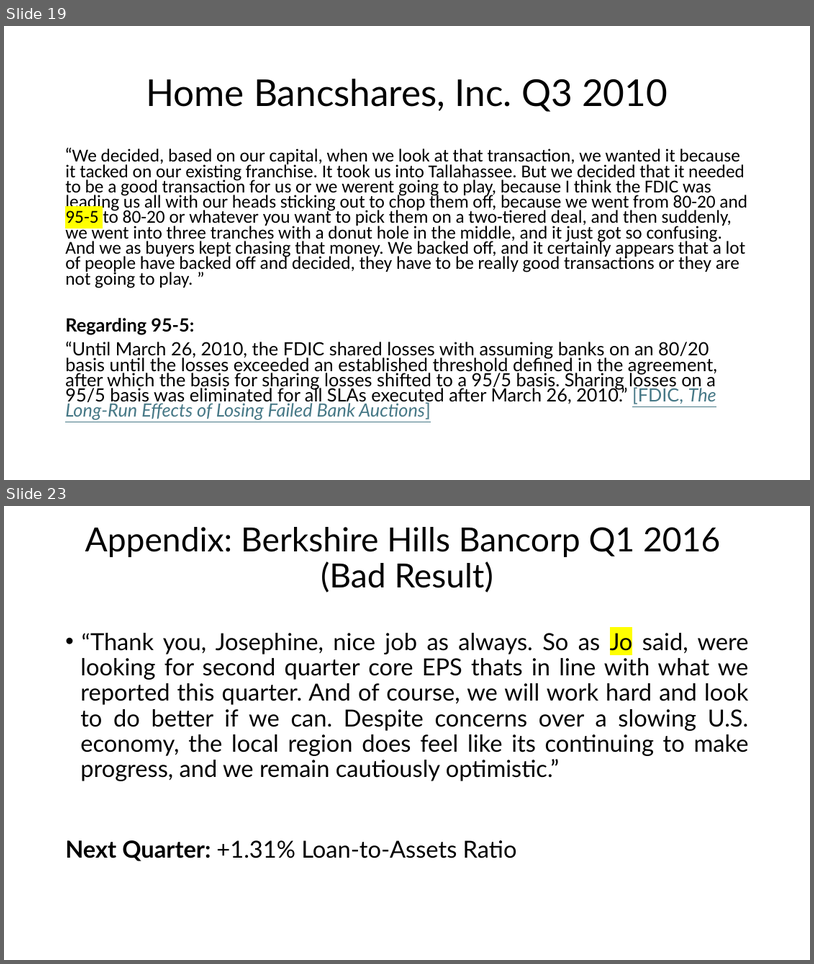
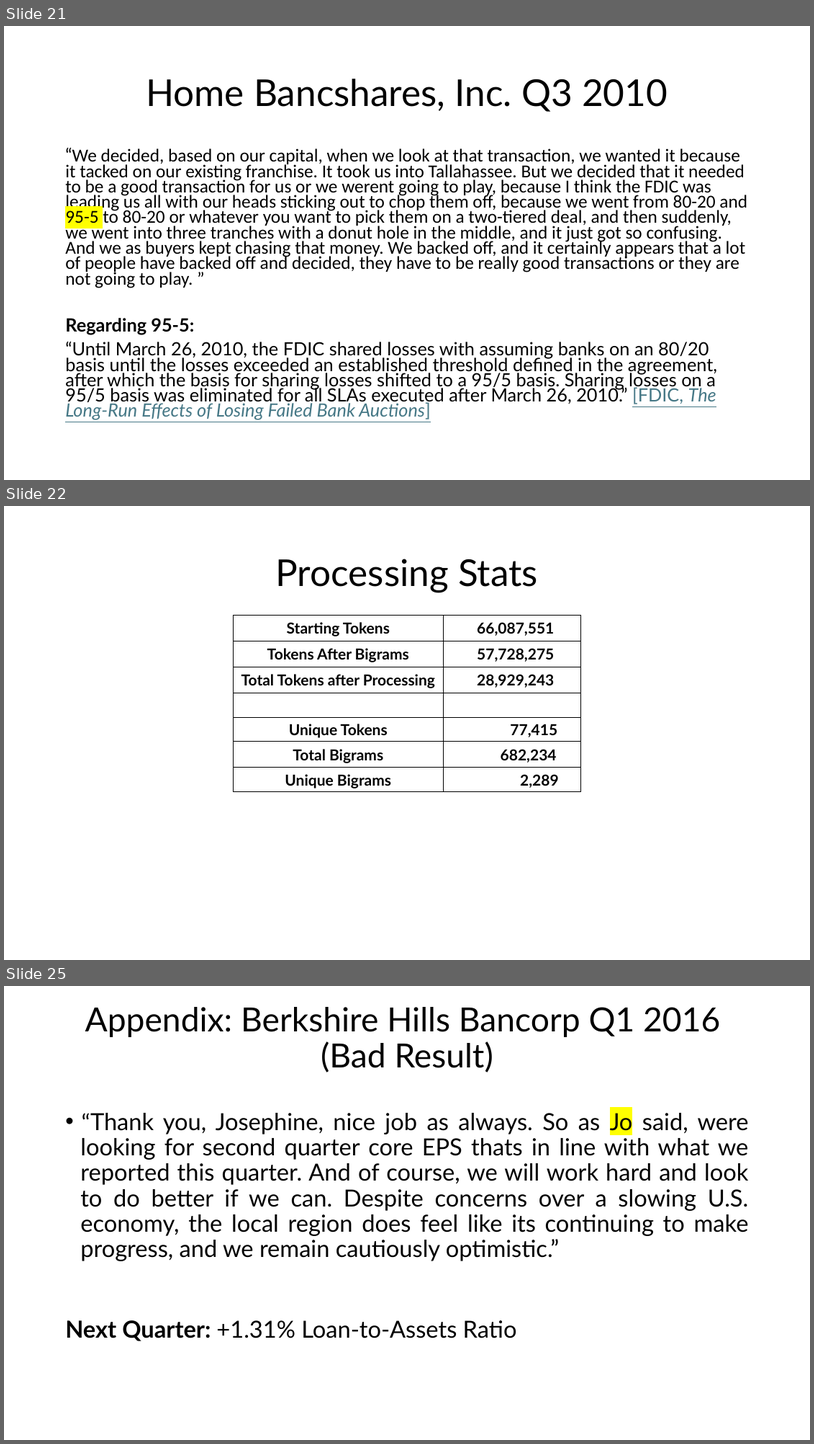
Before and after one commit to sstagliano02/msds_capstone, a slide deck: Analyzing Bank Uncertainty with Word Embeddings.pptx. Shown one above the other, each under a label of ours: slides 19 and 23 before the commit, slides 21, 22 and 25 after it; the slides between them are not shown. The pictures are 814x964 and 814x1444 pixels, drawn with LibreOffice and Linux fonts; fonts in the diff are those of the drawing. Boxes give left, top, right and bottom in pixels: in the first picture for what was removed or moved away, otherwise in the second. Text is boxed around its words. In the diff, an @@ line names an element or a change of style, - is before the commit and + after.

```diff
--- a/Analyzing Bank Uncertainty with Word Embeddings.pptx
+++ b/Analyzing Bank Uncertainty with Word Embeddings.pptx
@@ slide 22 added at [4,506,810,960], background #FFFFFF @@
@@ title added at [276,559,538,592], 44 pt, text #000000 @@
+Processing Stats
@@ table added at [233,615,581,792], 7 rows, 2 columns @@
+Starting Tokens | 66,087,551
+Tokens After Bigrams | 57,728,275
+Total Tokens after Processing | 28,929,243
+ | 
+Unique Tokens | 77,415
+Total Bigrams | 682,234
+Unique Bigrams | 2,289
@@ what was slide 19 is now slide 21 @@
@@ what was slide 23 is now slide 25 @@
```
Also in this commit, not shown: 8 slides changed, 3 other slides added, 2 slides removed, 2 other files.
